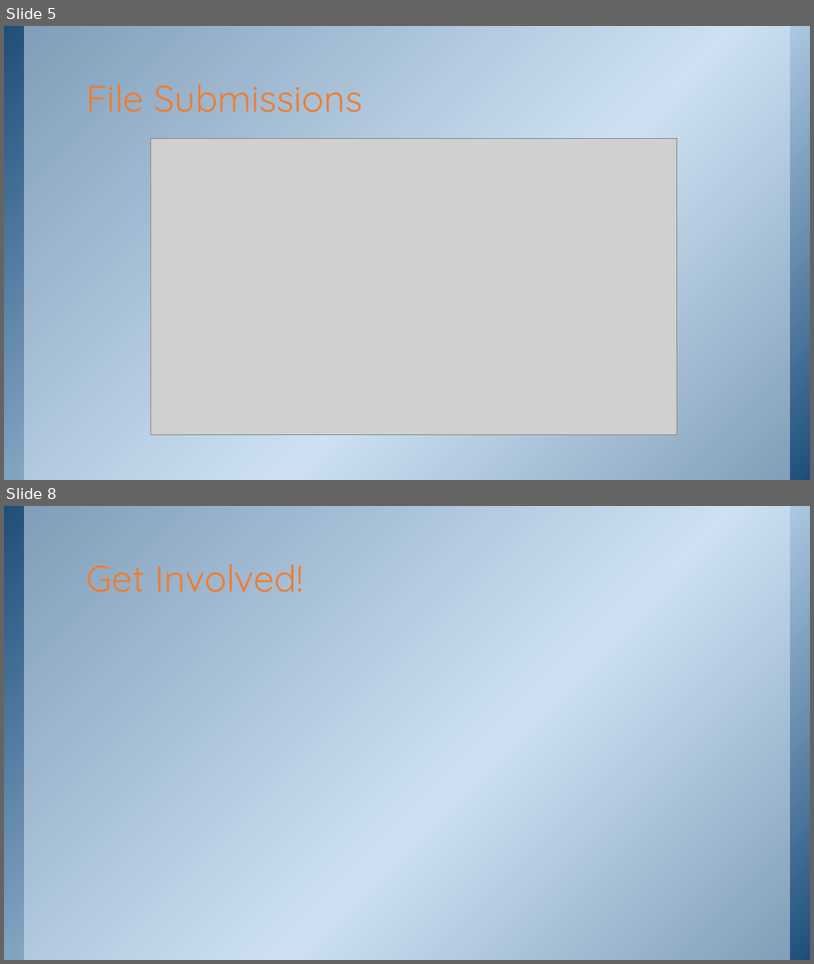
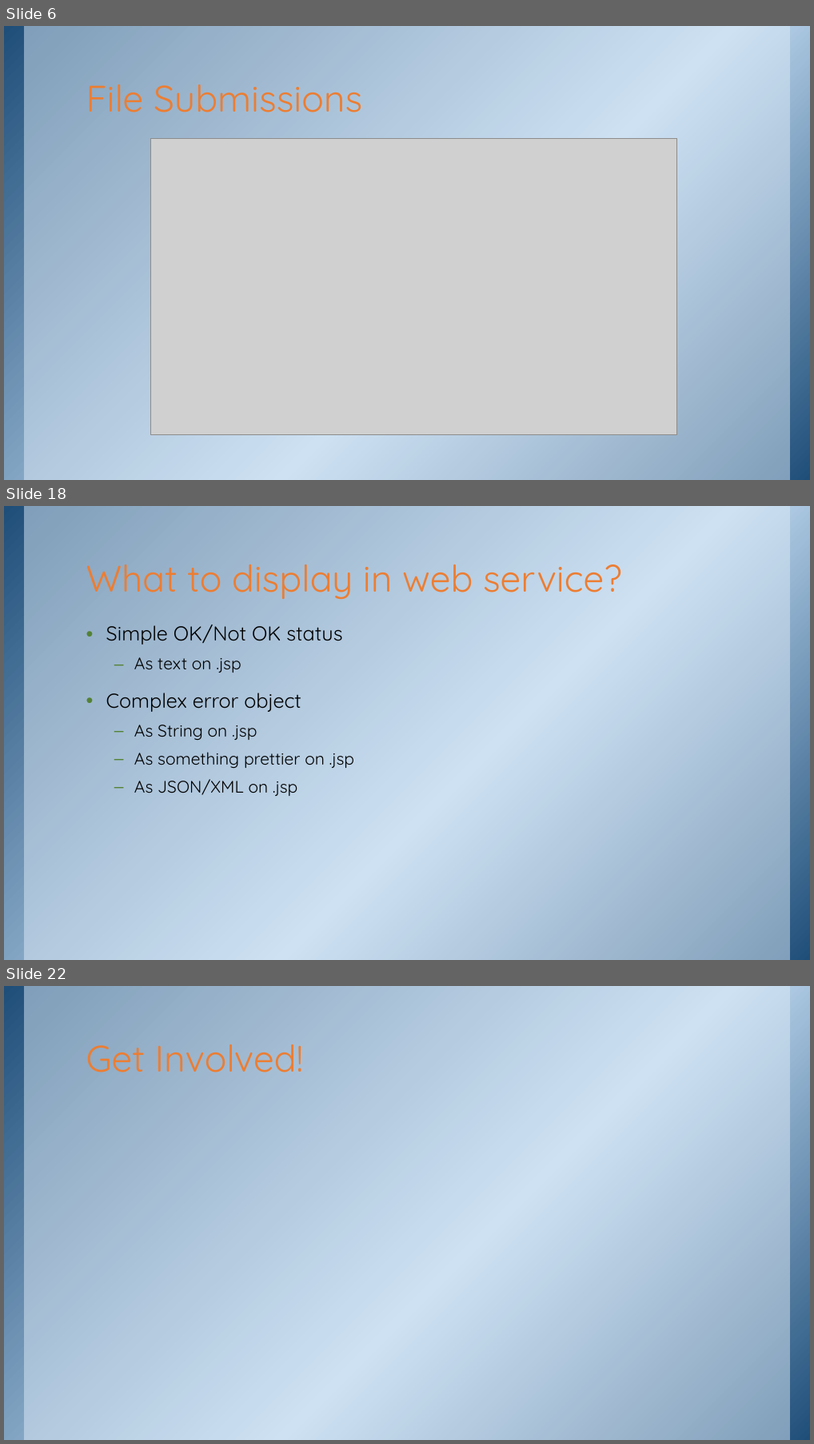
Before and after one commit to purpleabab/wtcs-data-systems-validators, a slide deck: document/DataTypeValidator.pptx. Shown one above the other, each under a label of ours: slides 5 and 8 before the commit, slides 6, 18 and 22 after it; the slides between them are not shown. The pictures are 814x964 and 814x1444 pixels, drawn with LibreOffice and Linux fonts; fonts in the diff are those of the drawing; grey boxes stand for pictures; background and template pictures are left out. Boxes give left, top, right and bottom in pixels: in the first picture for what was removed or moved away, otherwise in the second. Text is boxed around its words. In the diff, an @@ line names an element or a change of style, - is before the commit and + after.

```diff
--- a/document/DataTypeValidator.pptx
+++ b/document/DataTypeValidator.pptx
@@ slide 18 added at (4, 506, 810, 960), background picture (left out); not listed: 2 template elements that a slide beside it also shows @@
@@ title added at (86, 564, 622, 599), 44 pt, text #ED7D31 @@
+What to display in web service?
@@ text added at (106, 624, 354, 796), 20 pt, text #000000 @@
+• Simple OK/Not OK status
+  – As text on .jsp
+• Complex error object
+  – As String on .jsp
+  – As something prettier on .jsp
+  – As JSON/XML on .jsp
@@ what was slide 5 is now slide 6 @@
@@ what was slide 8 is now slide 22 @@
```
Also in this commit, not shown: 2 slides changed, 13 other slides added, 1 other file.
